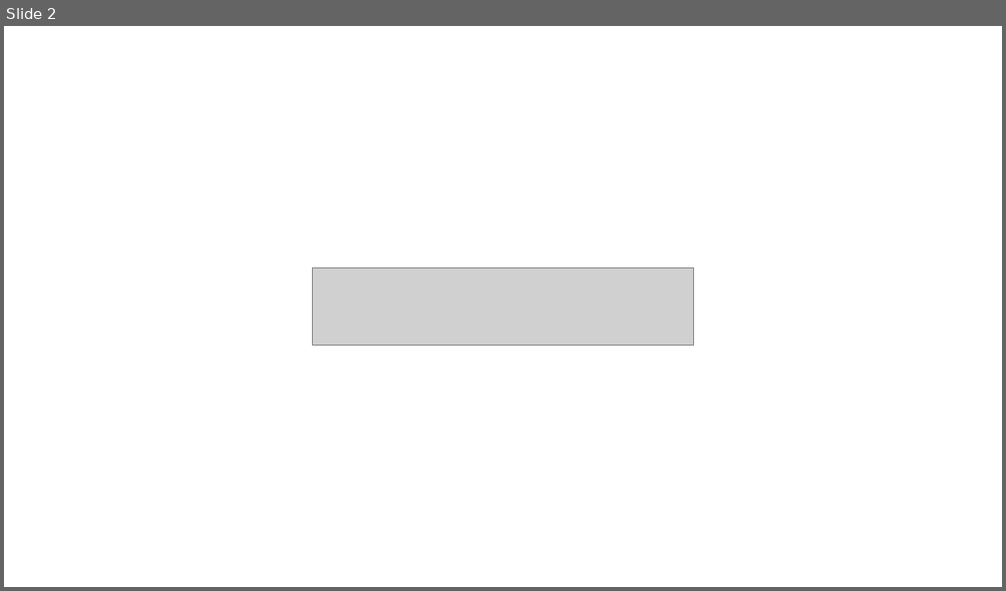
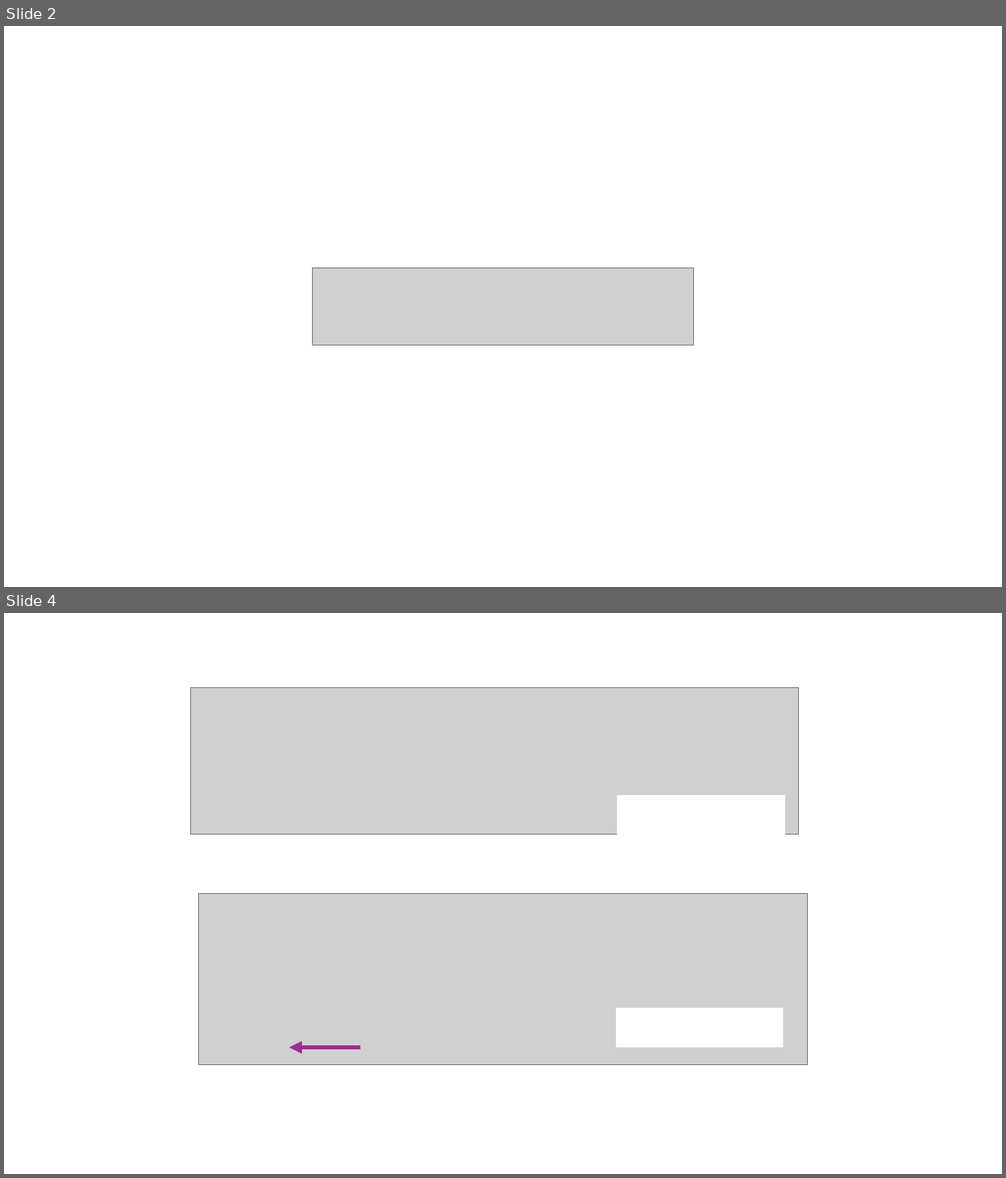
Before and after one commit to fthielen/escher_package_workshop, a slide deck: images/File to edit images.pptx. Shown one above the other, each under a label of ours: slide 2 before the commit, slides 2 and 4 after it; the slides between them are not shown. The pictures are 1006x591 and 1006x1178 pixels, drawn with LibreOffice and Linux fonts; fonts in the diff are those of the drawing; grey boxes stand for pictures. Boxes give left, top, right and bottom in pixels: in the first picture for what was removed or moved away, otherwise in the second. Text is boxed around its words. In the diff, an @@ line names an element or a change of style, - is before the commit and + after.

```diff
--- a/images/File to edit images.pptx
+++ b/images/File to edit images.pptx
@@ slide 4 added at (4,613,1002,1174), background #FFFFFF @@
@@ picture added at (190,688,798,835) @@
@@ rectangle added at (618,796,784,834), fill #FFFFFF, outline #FFFFFF 1.5 pt @@
@@ picture added at (199,894,808,1065) @@
@@ rectangle added at (700,991,844,1029), fill #FFFFFF, outline #FFFFFF 1.5 pt @@
@@ rectangle added at (617,1009,783,1047), fill #FFFFFF, outline #FFFFFF 1.5 pt @@
@@ arrow added from (361, 1048) to (289, 1048), #A02B93 4 pt @@
```
Also in this commit, not shown: 10 other slides added, 29 other files.
